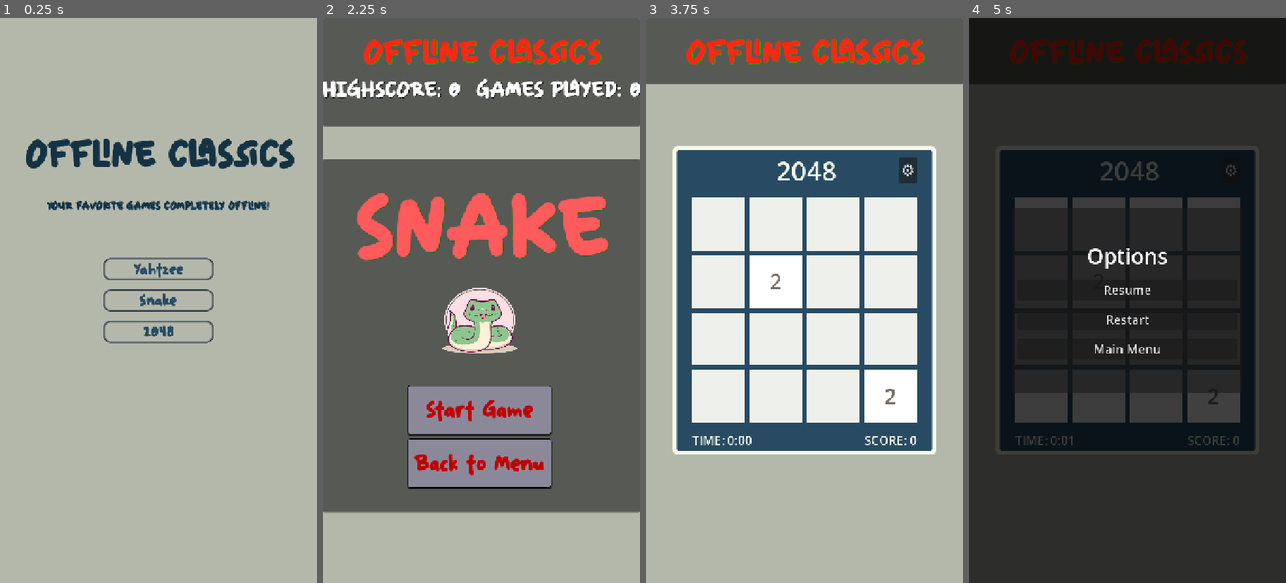
Above: before the commit, frames 1-4 (left to right).
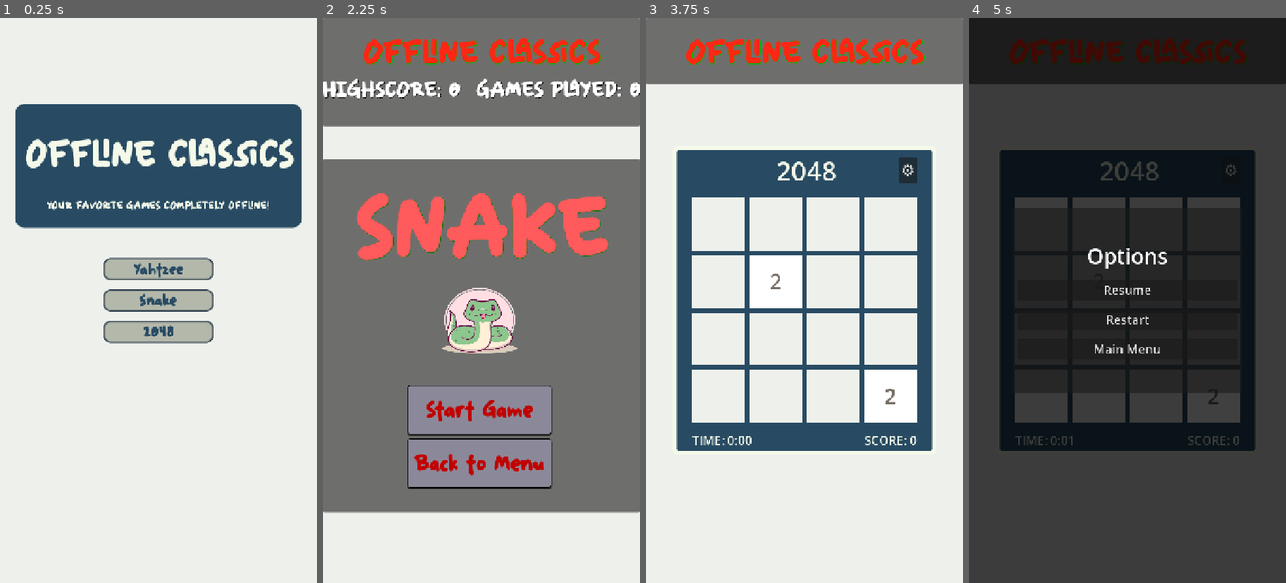
Above: after the commit, the same moments.

Repository: lma812/OfflineClassics
Game: Godot game, scene res://main_menu.tscn
Two runs of this game, one before a commit and one after it. Both use one fixed random seed, a clock stepped at 60 frames per second and the inputs below.
Inputs:
- Up to frame 1 (0.25 s): no input
- Up to frame 2 (2.25 s): click "Yahtzee" at 0.5 s; click "←" at 1.25 s; click "Snake" at 2 s
- Up to frame 3 (3.75 s): click "Back to Menu" at 2.75 s; click "2048" at 3.5 s
- Up to frame 4 (5 s): click "⚙" at 4.25 s

The runs differ from the first frame. In frame 1, 96% of the frame differs, in the area x 0-100%, y 0-100%; in frame 2, 80%; in frame 3, 53%; in frame 4, less than 0.1%.

Commit message:
theme changes

Diff:
--- a/main_menu.tscn
+++ b/main_menu.tscn
@@ -4,6 +4,13 @@
 [ext_resource type="Theme" uid="uid://c2b87wdpxa08h" path="res://shared/theme/game_colors.tres" id="1_jix8l"]
 [ext_resource type="FontFile" uid="uid://bfs2bttrgbn5c" path="res://shared/fonts/nirakolu/Nirakolu.ttf" id="2_fu7sn"]
 [ext_resource type="FontFile" uid="uid://jncjukutvyor" path="res://shared/fonts/nirakolu/Nirakolu.otf" id="3_jix8l"]
+
+[sub_resource type="StyleBoxFlat" id="StyleBoxFlat_jix8l"]
+bg_color = Color(0.15686275, 0.29411766, 0.3882353, 1)
+corner_radius_top_left = 20
+corner_radius_top_right = 20
+corner_radius_bottom_right = 20
+corner_radius_bottom_left = 20
 
 [node name="MainMenu" type="Control" unique_id=1437744549]
 layout_mode = 3
@@ -14,6 +21,55 @@
 grow_vertical = 2
 theme = ExtResource("1_jix8l")
 script = ExtResource("1_06t4h")
+
+[node name="Panel" type="Panel" parent="." unique_id=617089416]
+layout_mode = 1
+anchors_preset = -1
+anchor_left = 0.5
+anchor_top = 0.263
+anchor_right = 0.5
+anchor_bottom = 0.263
+offset_left = -325.0
+offset_top = -141.64001
+offset_right = 325.0
+offset_bottom = 138.35999
+grow_horizontal = 2
+grow_vertical = 2
+size_flags_horizontal = 3
+theme_override_styles/panel = SubResource("StyleBoxFlat_jix8l")
+
+[node name="TitleLabel" type="Label" parent="Panel" unique_id=1582386441]
+layout_mode = 1
+anchors_preset = 5
+anchor_left = 0.5
+anchor_right = 0.5
+offset_left = -303.5
+offset_top = 70.56
+offset_right = 309.5
+offset_bottom = 157.56
+grow_horizontal = 2
+theme = ExtResource("1_jix8l")
+theme_override_fonts/font = ExtResource("2_fu7sn")
+theme_override_font_sizes/font_size = 85
+text = "OFFLINE CLASSICS"
+
+[node name="Label" type="Label" parent="Panel" unique_id=643369758]
+layout_mode = 1
+anchors_preset = -1
+anchor_left = 0.5
+anchor_top = 0.33100003
+anchor_right = 0.5
+anchor_bottom = 0.33100003
+offset_left = -254.0
+offset_top = 123.81999
+offset_right = 252.0
+offset_bottom = 149.81999
+grow_horizontal = 2
+grow_vertical = 2
+theme = ExtResource("1_jix8l")
+theme_override_fonts/font = ExtResource("3_jix8l")
+theme_override_font_sizes/font_size = 25
+text = "YOUR FAVORITE GAMES COMPLETELY OFFLINE!"
 
 [node name="CenterContainer" type="CenterContainer" parent="." unique_id=1074780281]
 layout_mode = 1
@@ -49,36 +105,3 @@
 theme_override_fonts/font = ExtResource("2_fu7sn")
 theme_override_font_sizes/font_size = 35
 text = "2048"
-
-[node name="TitleLabel" type="Label" parent="." unique_id=1582386441]
-layout_mode = 1
-anchors_preset = 5
-anchor_left = 0.5
-anchor_right = 0.5
-offset_left = -267.0
-offset_top = 265.56
-offset_right = 273.0
-offset_bottom = 342.56
-grow_horizontal = 2
-theme = ExtResource("1_jix8l")
-theme_override_fonts/font = ExtResource("2_fu7sn")
-theme_override_font_sizes/font_size = 85
-text = "OFFLINE CLASSICS"
-
-[node name="Label" type="Label" parent="." unique_id=643369758]
-layout_mode = 1
-anchors_preset = -1
-anchor_left = 0.5
-anchor_top = 0.33100003
-anchor_right = 0.5
-anchor_bottom = 0.33100003
-offset_left = -21.0
-offset_top = -10.680054
-offset_right = 19.0
-offset_bottom = 12.319946
-grow_horizontal = 2
-grow_vertical = 2
-theme = ExtResource("1_jix8l")
-theme_override_fonts/font = ExtResource("3_jix8l")
-theme_override_font_sizes/font_size = 25
-text = "YOUR FAVORITE GAMES COMPLETELY OFFLINE!"
--- a/project.godot
+++ b/project.godot
@@ -72,4 +72,4 @@
 textures/canvas_textures/default_texture_filter=0
 rendering_device/driver.windows="d3d12"
 renderer/rendering_method="mobile"
-environment/defaults/default_clear_color=Color(0.7058824, 0.72156864, 0.67058825, 1)
+environment/defaults/default_clear_color=Color(0.93333334, 0.9411765, 0.92156863, 1)
--- a/shared/theme/game_colors.tres
+++ b/shared/theme/game_colors.tres
@@ -72,11 +72,13 @@
 /colors/YALE_BLUE = Color(0.15686275, 0.29411766, 0.3882353, 1)
 Button/colors/font_color = Color(0.15686275, 0.29411766, 0.3882353, 1)
 Button/colors/font_hover_color = Color(0.24967176, 0.43597472, 0.56446433, 1)
+Button/colors/font_hover_pressed_color = Color(0.2509804, 0.43529412, 0.5647059, 1)
 Button/colors/font_outline_color = Color(0, 0, 0, 1)
+Button/colors/font_pressed_color = Color(0.2509804, 0.43529412, 0.5647059, 1)
 Button/styles/focus = SubResource("StyleBoxFlat_rlwgh")
 Button/styles/hover = SubResource("StyleBoxFlat_a1sma")
 Button/styles/normal = SubResource("StyleBoxFlat_hp7y0")
 Button/styles/pressed = SubResource("StyleBoxFlat_wa4ha")
-Label/colors/font_color = Color(0.08235294, 0.19607843, 0.2627451, 1)
+Label/colors/font_color = Color(0.95686275, 0.9764706, 0.9137255, 1)
 Label/colors/font_outline_color = Color(0, 0, 0, 1)
 Label/colors/font_shadow_color = Color(0.15686275, 0.29411766, 0.3882353, 1)
